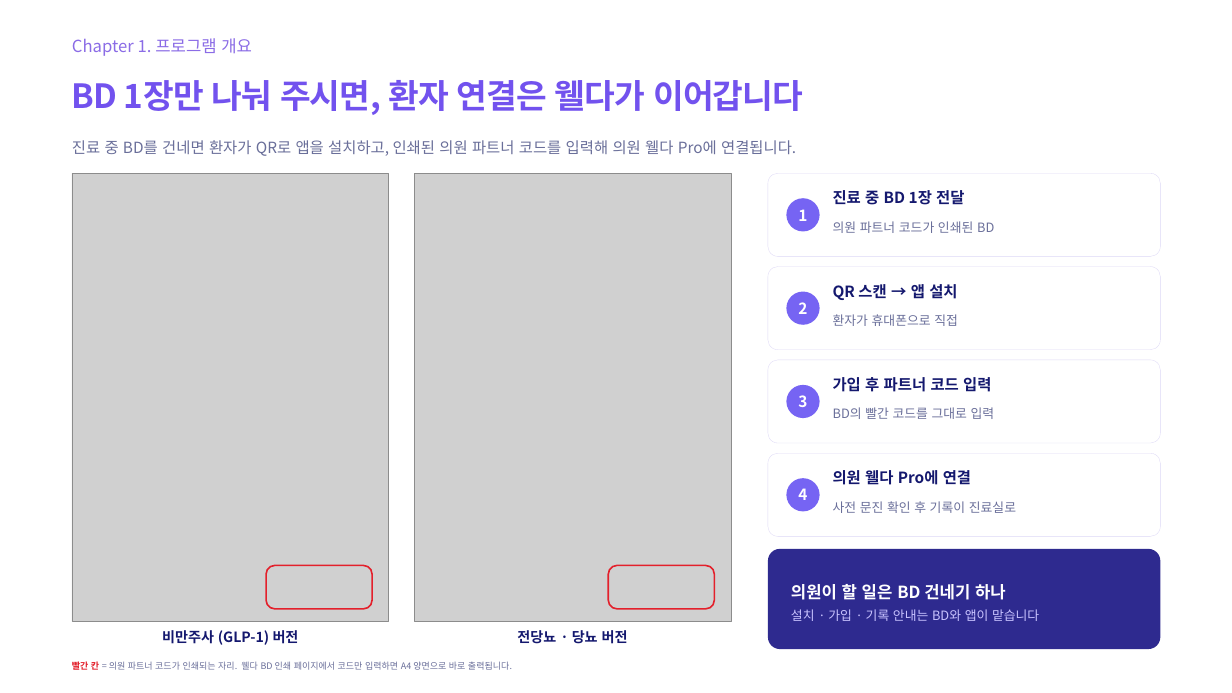
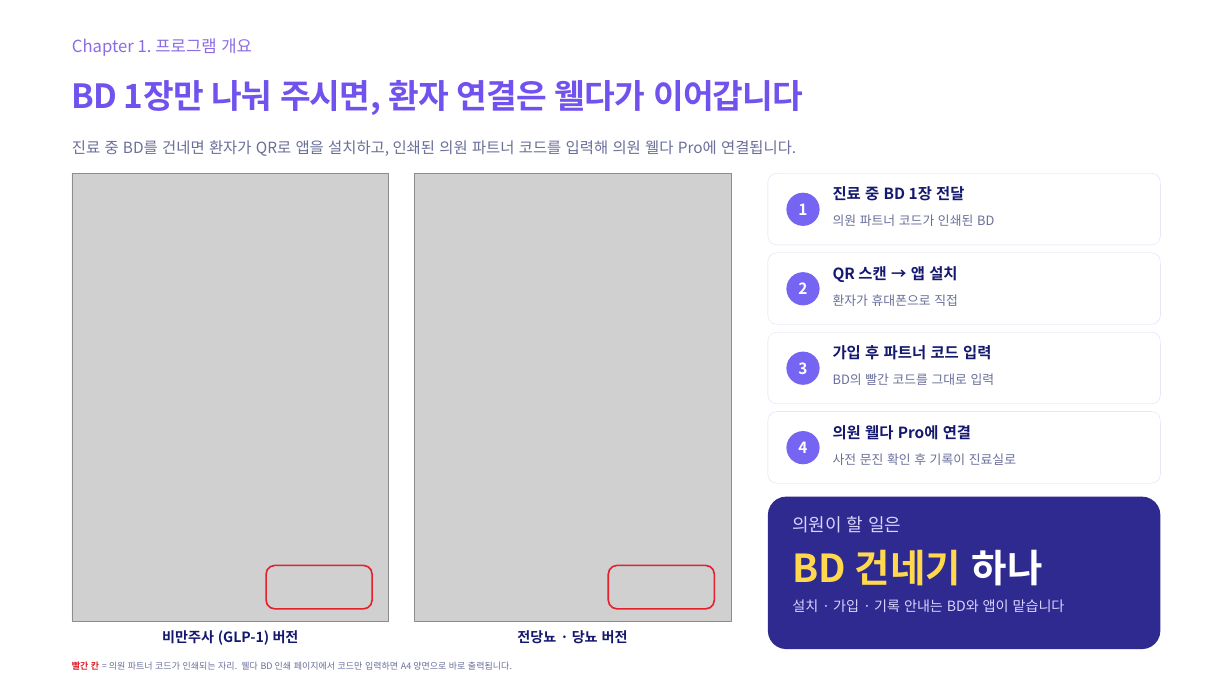
Before and after one commit to xxyuybxx-ctrl/welda-onboarding, a slide deck: slide 8 of files/웰다_교육자료_261014_B안.pptx. Drawn at 1232x693 pixels with LibreOffice and Linux fonts; fonts in the diff are those of the drawing; grey boxes stand for pictures. Boxes give left, top, right and bottom in pixels: in the first picture for what was removed or moved away, otherwise in the second. Text is boxed around its words. In the diff, an @@ line names an element or a change of style, - is before the commit and + after.

```diff
--- a/files/웰다_교육자료_261014_B안.pptx
+++ b/files/웰다_교육자료_261014_B안.pptx
@@ rounded rectangle: place and size @@
-rounded rectangle at [768,173,1160,256]
+rounded rectangle at [768,173,1160,245]
@@ 3 texts, 1 ellipse: place and size @@
-3 texts, 1 ellipse at [786,188,994,233]
+3 texts, 1 ellipse at [786,184,994,226]
@@ rounded rectangle: place and size @@
-rounded rectangle at [768,267,1160,350]
+rounded rectangle at [768,253,1160,324]
@@ 3 texts, 1 ellipse: place and size @@
-3 texts, 1 ellipse at [786,281,958,326]
+3 texts, 1 ellipse at [786,263,958,306]
@@ rounded rectangle: place and size @@
-rounded rectangle at [768,360,1160,443]
+rounded rectangle at [768,332,1160,404]
@@ 2 texts, 1 ellipse: place and size @@
-2 texts, 1 ellipse at [786,385,995,419]
+2 texts, 1 ellipse at [786,352,995,385]
@@ text "가입 후 파트너 코드 입력": place and size @@
-text "가입 후 파트너 코드 입력" at [833,377,991,392]
+text "가입 후 파트너 코드 입력" at [833,345,991,360]
@@ rounded rectangle: place and size @@
-rounded rectangle at [768,453,1160,536]
+rounded rectangle at [768,412,1160,483]
@@ 2 texts, 1 ellipse: place and size @@
-2 texts, 1 ellipse at [786,470,971,511]
+2 texts, 1 ellipse at [786,425,971,464]
@@ text "사전 문진 확인 후 기록이 ...": place and size @@
-text "사전 문진 확인 후 기록이 ..." at [833,501,1016,513]
+text "사전 문진 확인 후 기록이 ..." at [833,453,1016,465]
@@ rounded rectangle: place and size @@
-rounded rectangle at [768,549,1160,649]
+rounded rectangle at [768,497,1160,649]
@@ text at [792,516,1043,586]: text changed; size 26 to 60 pt; text colour #FFFFFF to #D9D3FF @@
-의원이 할 일은 BD 건네기 하나
+의원이 할 일은
+BD 건네기 하나
@@ text "의원이 할 일은": place and size @@
-text "의원이 할 일은" at [791,584,1039,621]
+text "의원이 할 일은" at [792,516,1065,612]
@@ text "의원이 할 일은" at [792,516,1065,612]: vertical alignment middle to top @@
@@ text at [792,599,1065,612]: size 20 to 22 pt, text colour #C9C3FF to #D9D3FF in "설치 · 가입 · 기록 안내는 BD와 ..."; line spacing 1.35 to 1.15; more space between paragraphs @@
```
Also in this commit, not shown: 5 other files.
